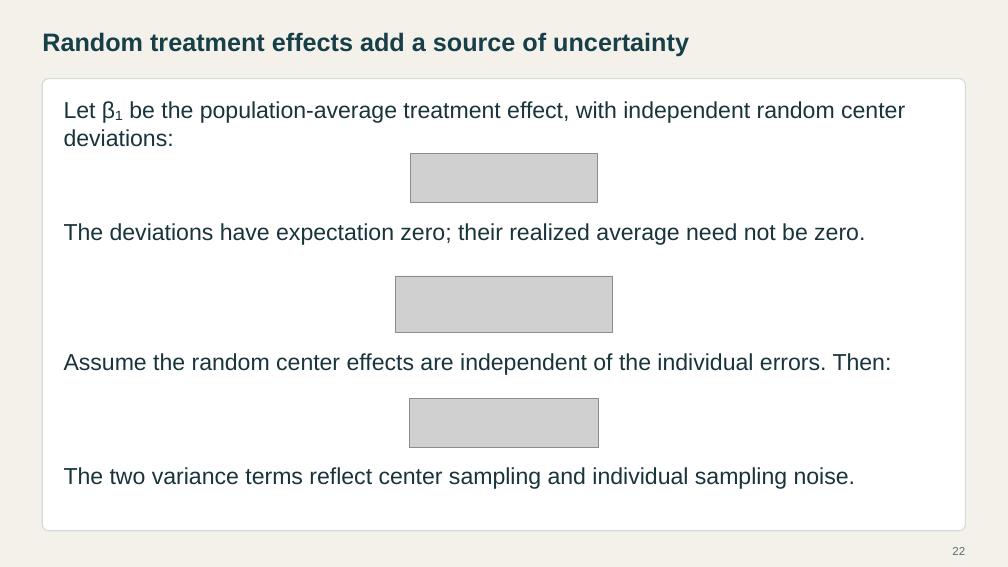
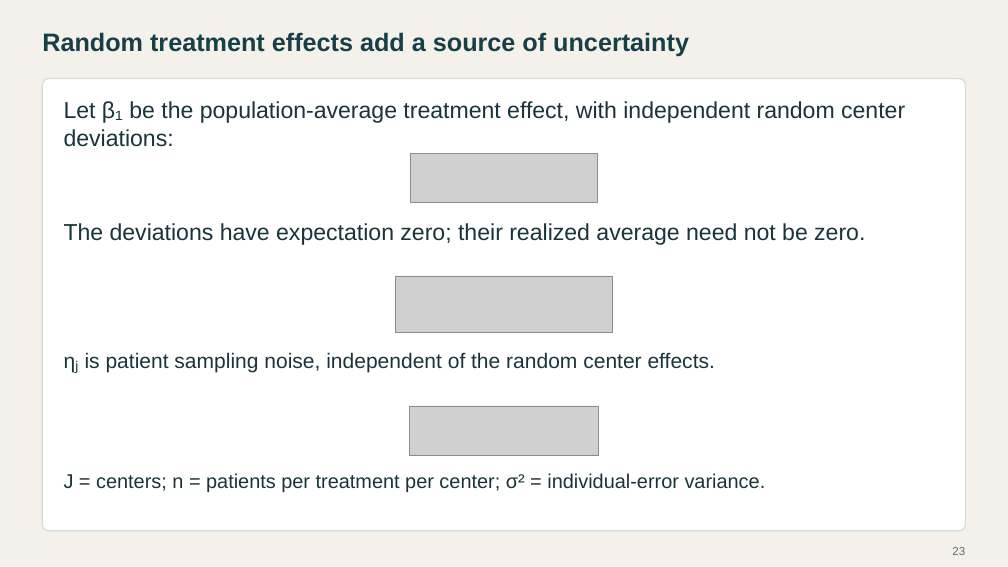
Before and after one commit to Postmus/BeyondMLR, a slide deck: slide 23 of lectures_2627/week2/Beyond_MLR_Week_2.pptx (slide 22 before the commit). Drawn at 1008x567 pixels with LibreOffice and Linux fonts; fonts in the diff are those of the drawing; grey boxes stand for pictures. Boxes give left, top, right and bottom in pixels: in the first picture for what was removed or moved away, otherwise in the second. Text is boxed around its words. In the diff, an @@ line names an element or a change of style, - is before the commit and + after.

```diff
--- a/lectures_2627/week2/Beyond_MLR_Week_2.pptx
+++ b/lectures_2627/week2/Beyond_MLR_Week_2.pptx
@@ text at bbox=[85, 352, 715, 373]: text changed; size 22 to 20 pt @@
-Assume the random center effects are independent of the individual errors. Then:
+ηⱼ is patient sampling noise, independent of the random center effects.
@@ picture: place and size @@
-picture at bbox=[409, 399, 599, 448]
+picture at bbox=[409, 406, 599, 455]
@@ text at bbox=[64, 473, 766, 492]: text changed; size 22 to 19 pt @@
-The two variance terms reflect center sampling and individual sampling noise.
+J = centers; n = patients per treatment per center; σ² = individual-error variance.
```
Also in this commit, not shown: 1 other slide changed, 13 slides added, 12 slides removed, 32 other files.
